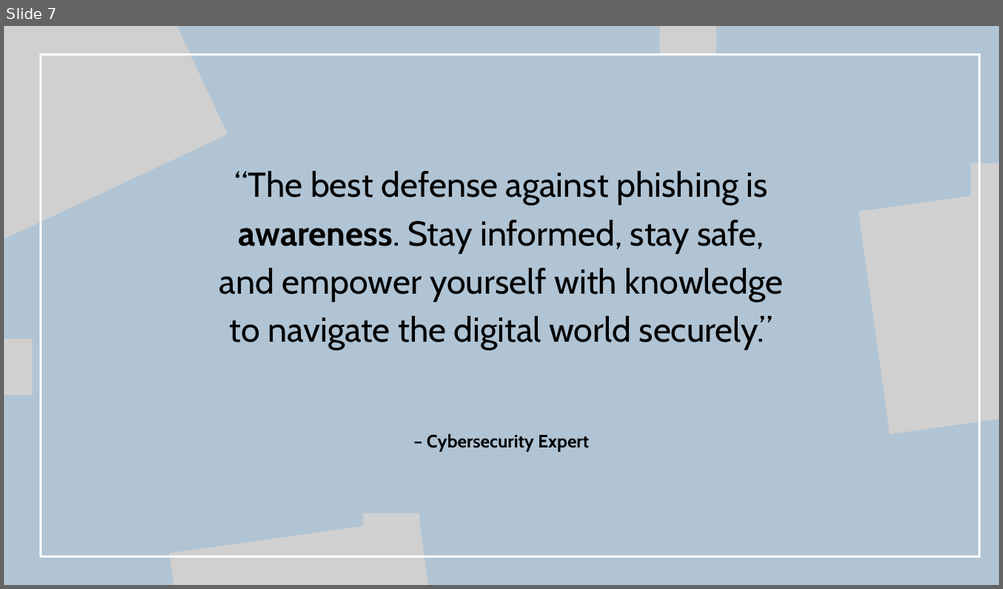
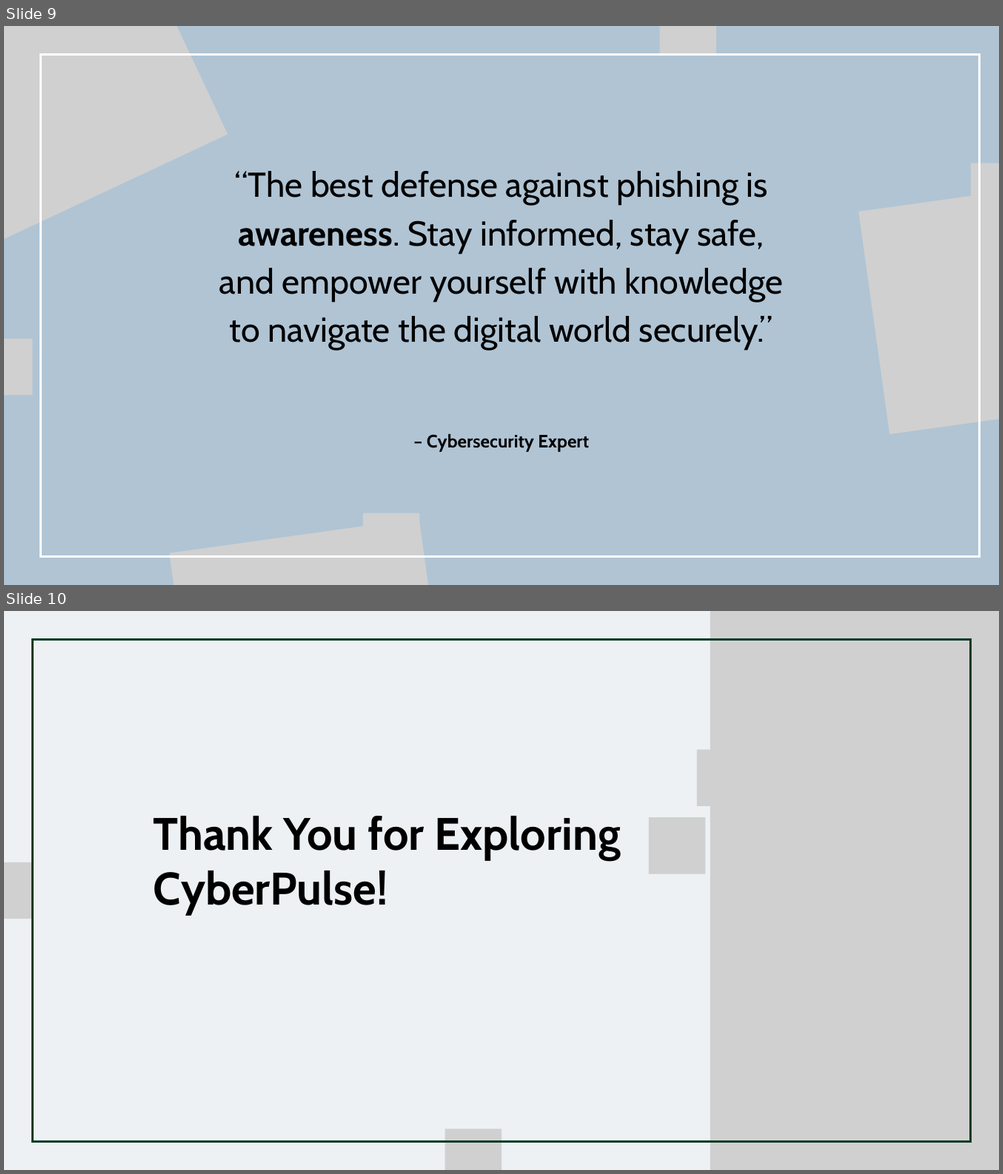
Before and after one commit to brogrammer012/CipherNova, a slide deck: demo/Presentation - CyberPulse.pptx. Shown one above the other, each under a label of ours: slide 7 before the commit, slides 9 and 10 after it. The pictures are 1003x589 and 1003x1174 pixels, drawn with LibreOffice and Linux fonts; fonts in the diff are those of the drawing; grey boxes stand for pictures. Boxes give left, top, right and bottom in pixels: in the first picture for what was removed or moved away, otherwise in the second. Text is boxed around its words. In the diff, an @@ line names an element or a change of style, - is before the commit and + after.

```diff
--- a/demo/Presentation - CyberPulse.pptx
+++ b/demo/Presentation - CyberPulse.pptx
@@ slide 10 added at (4, 611, 999, 1170), background #EDF1F3 @@
@@ picture added at (710, 611, 999, 1170) @@
@@ freeform shape added at (32, 639, 970, 1142), outline #0E3B25 3 pt @@
@@ picture added at (697, 749, 754, 806) @@
@@ text added at (153, 816, 620, 915), 65.9 pt, text #000000, bold @@
+Thank You for Exploring CyberPulse!
@@ picture added at (649, 817, 706, 874) @@
@@ picture added at (4, 863, 32, 920) @@
@@ picture added at (444, 1129, 501, 1170) @@
@@ what was slide 7 is now slide 9 @@
```
Also in this commit, not shown: 4 slides changed, 3 other slides added, 2 slides removed.
